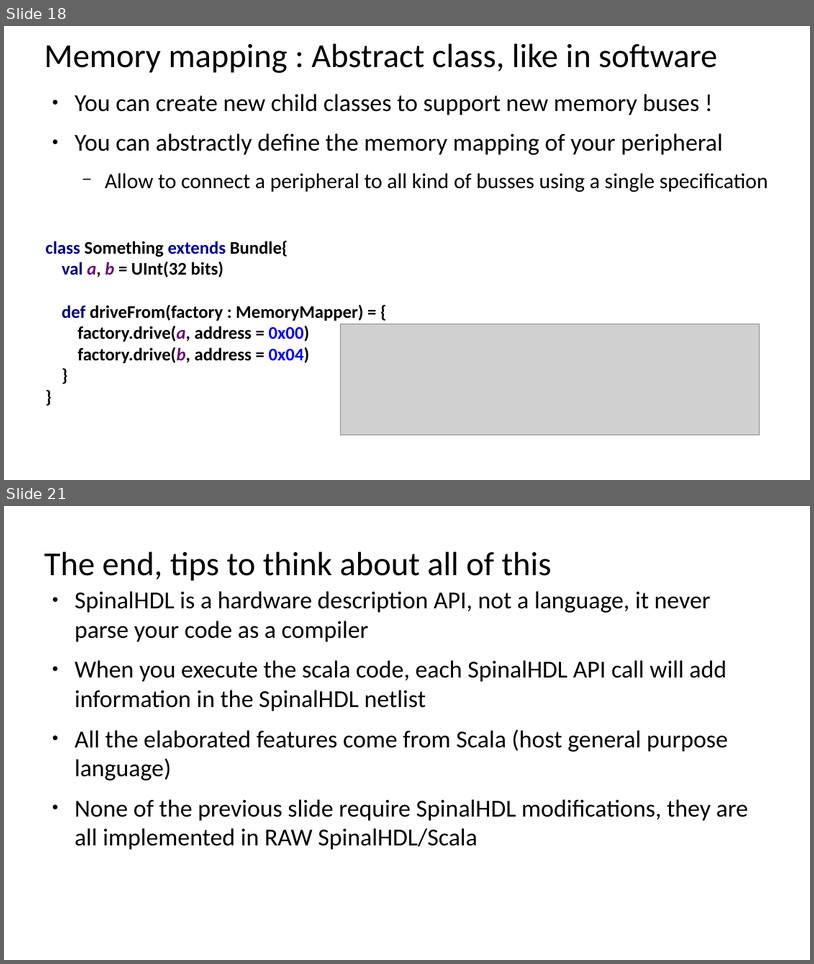
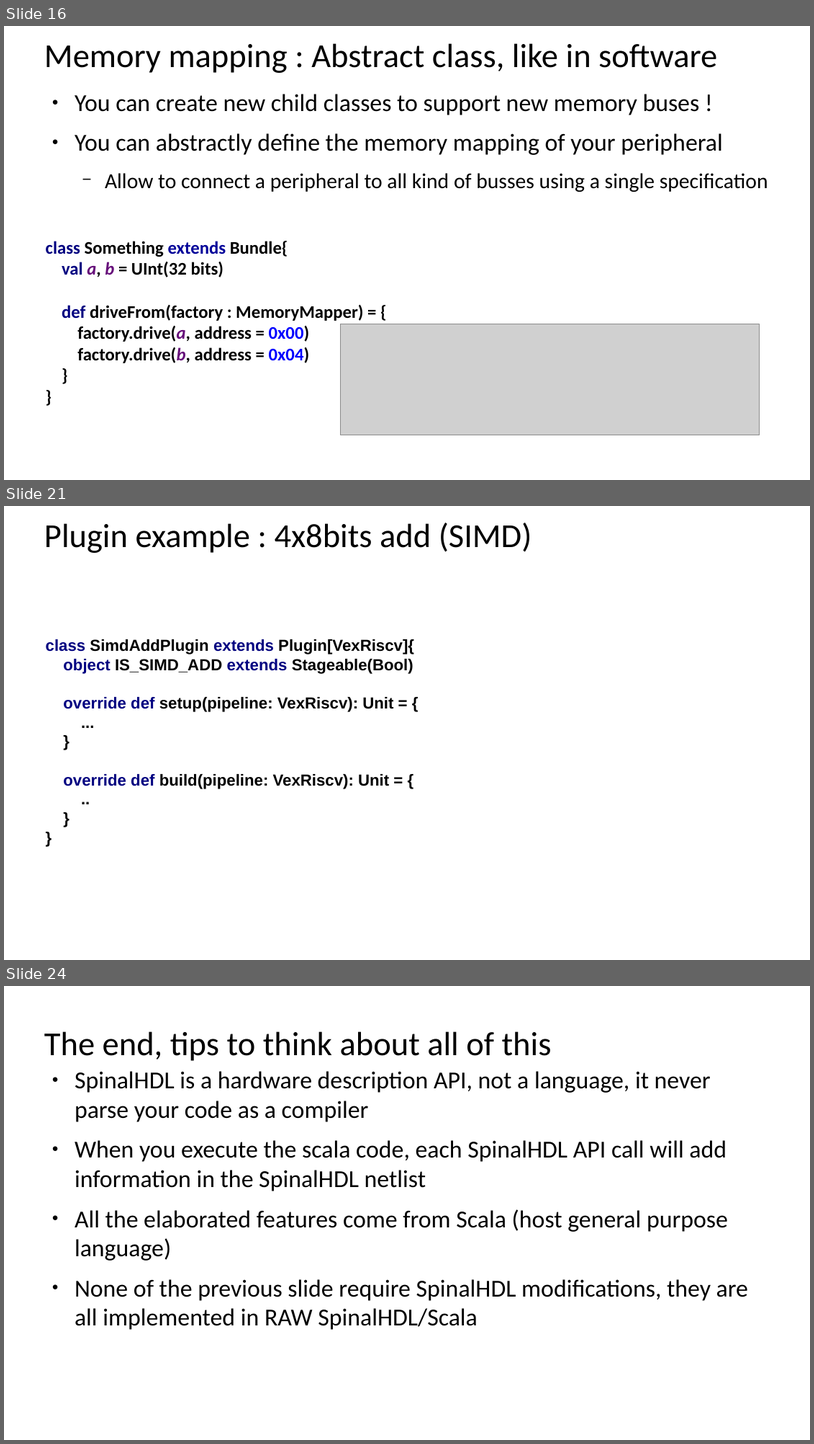
Before and after one commit to SpinalHDL/SpinalDoc, a slide deck: presentation/en/orconf2.odp. Shown one above the other, each under a label of ours: slides 18 and 21 before the commit, slides 16, 21 and 24 after it; the slides between them are not shown. The pictures are 814x964 and 814x1444 pixels, drawn with LibreOffice and Linux fonts; fonts in the diff are those of the drawing; grey boxes stand for pictures. Boxes give left, top, right and bottom in pixels: in the first picture for what was removed or moved away, otherwise in the second. Text is boxed around its words. In the diff, an @@ line names an element or a change of style, - is before the commit and + after.

```diff
--- a/presentation/en/orconf2.odp
+++ b/presentation/en/orconf2.odp
@@ slide 21 added at (x1=4, y1=506, x2=810, y2=960), background #FFFFFF @@
@@ title added at (x1=44, y1=523, x2=532, y2=553), 37.7 pt, text #000000 @@
+Plugin example : 4x8bits add (SIMD)
@@ text added at (x1=46, y1=639, x2=414, y2=789), 18 pt, text #000000, bold @@
+class SimdAddPlugin extends Plugin[VexRiscv]{
+object IS_SIMD_ADD extends Stageable(Bool)
+override def setup(pipeline: VexRiscv): Unit = {
+...
+}
+override def build(pipeline: VexRiscv): Unit = {
+..
+}
+}
@@ what was slide 18 is now slide 16 @@
@@ what was slide 21 is now slide 24 @@
```
Also in this commit, not shown: 6 slides changed, 6 other slides added, 6 slides removed, 5 other files.
